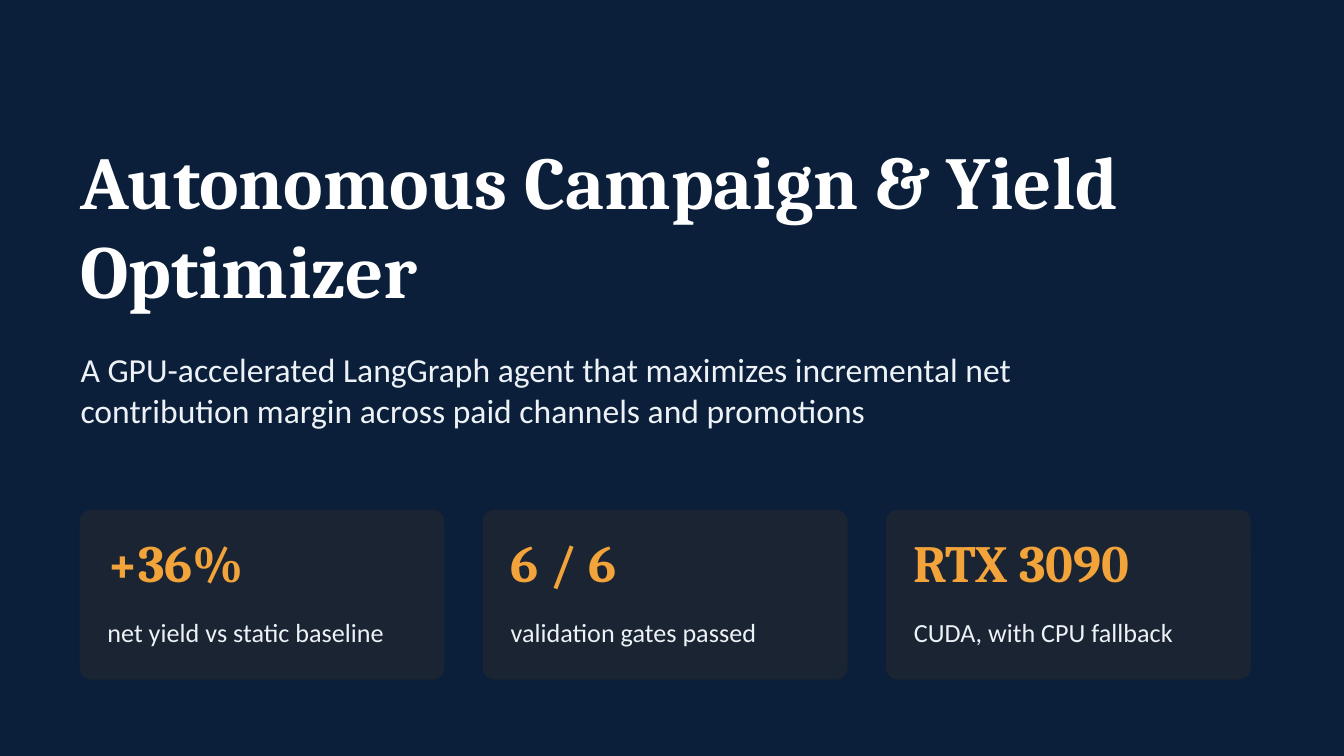
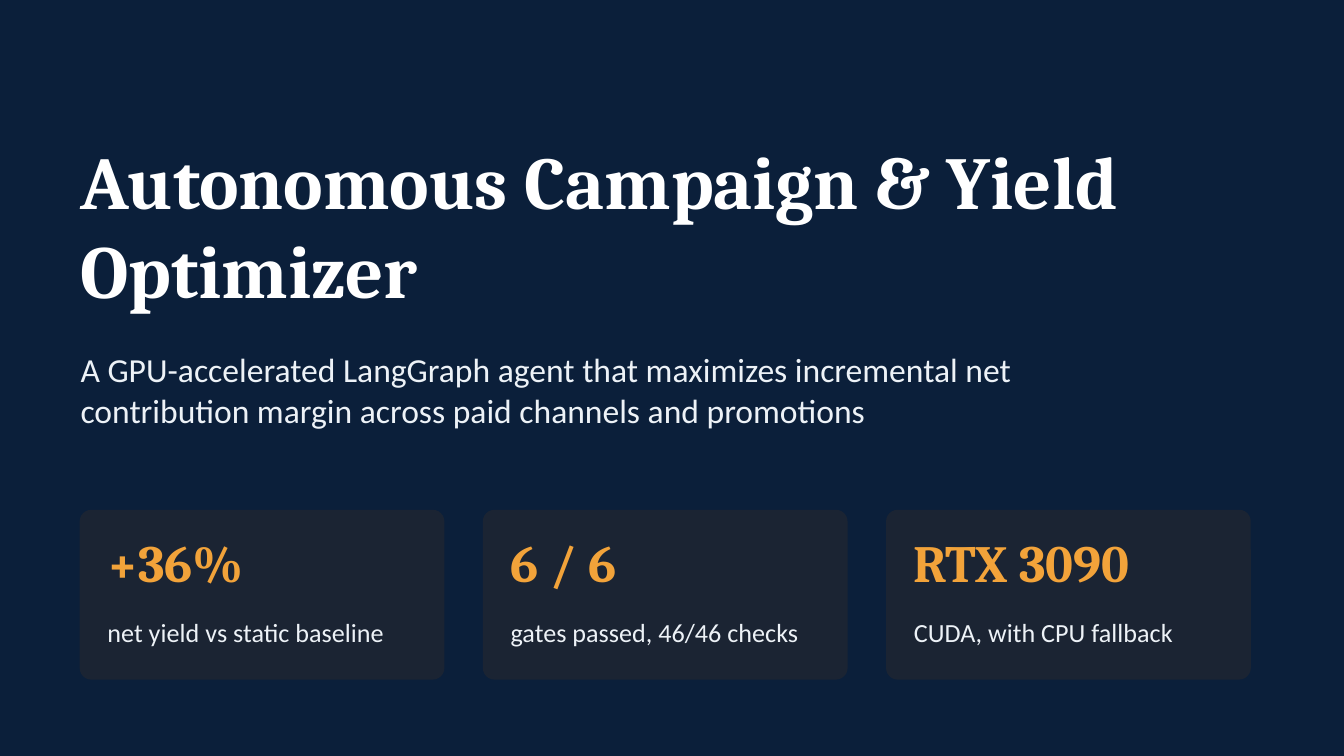
Before and after one commit to ramakrishnakandipati/MMM, a slide deck: slide 1 of agents/Autonomous_Campaign_and_Yield_Optimizer/presentation/Autonomous_Campaign_Yield_Optimizer.pptx. Drawn at 1344x756 pixels with LibreOffice and Linux fonts; fonts in the diff are those of the drawing. Boxes give left, top, right and bottom in pixels: in the first picture for what was removed or moved away, otherwise in the second. Text is boxed around its words. In the diff, an @@ line names an element or a change of style, - is before the commit and + after.

```diff
--- a/agents/Autonomous_Campaign_and_Yield_Optimizer/presentation/Autonomous_Campaign_Yield_Optimizer.pptx
+++ b/agents/Autonomous_Campaign_and_Yield_Optimizer/presentation/Autonomous_Campaign_Yield_Optimizer.pptx
@@ text at <box>511,624,798,647</box>: text changed @@
-validation gates passed
+gates passed, 46/46 checks
```
Also in this commit, not shown: 5 other slides changed, 13 slides added, 5 slides removed, 33 other files.
